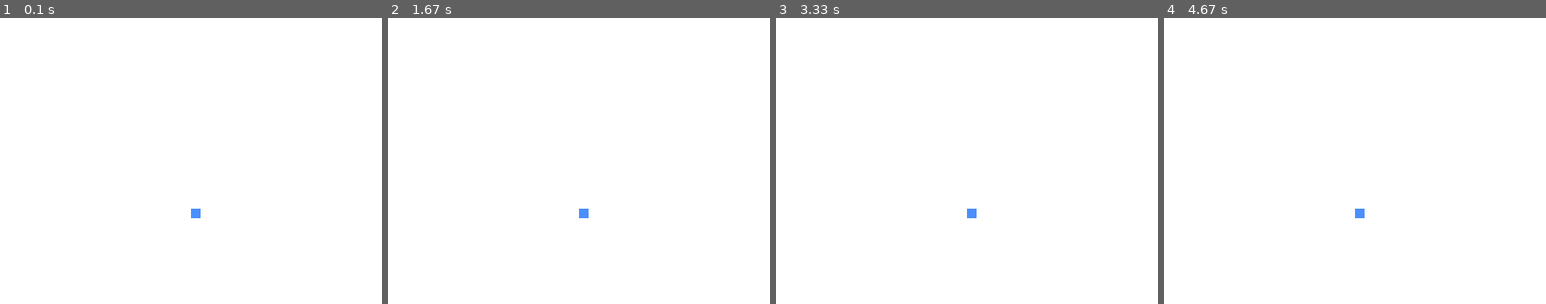
Above: before the commit, frames 1-4 (left to right).
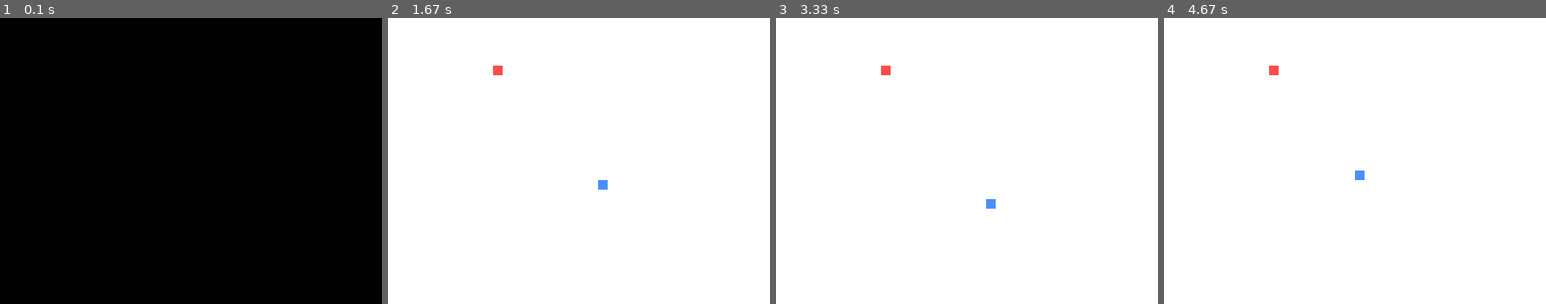
Above: after the commit, the same moments.

Repository: 100ballovby/tuesday_start_2122
Game: pygame game, started from 18_lesson_0102/00_snake_game_v1.py
Two runs of this game, one before a commit and one after it. Both use one fixed random seed, a clock stepped at 60 frames per second and the inputs below.
Inputs:
- Up to frame 1 (0.1 s): no input
- Up to frame 2 (1.67 s): tap Enter at 0.33 s; hold Right 0.67-1.13 s; hold Up 1.17-1.63 s
- Up to frame 3 (3.33 s): hold Right 1.67-2.2 s; hold Left 2.23-2.78 s; hold Down from 2.82 s (still down)
- Up to frame 4 (4.67 s): release Down at 3.37 s; hold Left 3.4-3.95 s; hold Up 3.98-4.53 s; hold Right from 4.57 s (still down)

The runs differ from the first frame. In frame 1, 100% of the frame differs, in the area x 0-100%, y 0-100%; in frame 2, 0.2%; in frame 3, 0.2%; in frame 4, 0.2%.

Commit message:
Adding food

Diff:
--- a/18_lesson_0102/00_snake_game_v1.py
+++ b/18_lesson_0102/00_snake_game_v1.py
@@ -1,5 +1,6 @@
 import pygame as pg
 from pygame.draw import rect, circle, polygon
+from random import randrange  # для случайных координат появления еды
 
 W = 400
 H = 300
@@ -16,7 +17,10 @@
 x1_change = 0  # изменение положения змеи в пространстве
 y1_change = 0  # изменение положения змеи в пространстве
 snake_block = 10  # размер змеи
-speed = 30
+speed = 5
+
+food_x = round(randrange(0, W - snake_block) / 10) * 10  # случайные координаты появления еды
+food_y = round(randrange(0, H - snake_block) / 10) * 10  # случайные координаты появления еды
 
 finished = False
 while not finished:
@@ -28,16 +32,27 @@
             if event.key == pg.K_RIGHT:  # pg.K_d  wasd
                 x1_change = snake_block
                 y1_change = 0
-            elif event.key == pg.K_LEFT:
+            elif event.key == pg.K_LEFT:  # pg.K_a
                 x1_change = -snake_block  # сдвигаю змею по горизонтали на расстояние, равное ее размеру
                 y1_change = 0
-            elif event.key == pg.K_UP:
+            elif event.key == pg.K_UP:  # pg.K_w
                 x1_change = 0
                 y1_change = -snake_block  # сдвигаю змею по вертикали на расстояние, равное ее размеру
-            elif event.key == pg.K_DOWN:
+            elif event.key == pg.K_DOWN:  # pg.K_s
                 x1_change = 0
                 y1_change = snake_block
 
+    if (x1 >= W or x1 < 0) or (y1 >= H or y1 < 0):  # если коснулись стены
+        finished = True  # остановить игру
+
+    x1 += x1_change
+    y1 += y1_change
     screen.fill(WHITE)
     rect(screen, BLUE, [x1, y1, snake_block, snake_block])
+    rect(screen, RED, [food_x, food_y, snake_block, snake_block])
     pg.display.update()
+
+    if x1 == food_x and y1 == food_y:
+        print('я поела')
+        food_x = round(randrange(0, W - snake_block) / 10) * 10  # случайные координаты появления еды
+        food_y = round(randrange(0, H - snake_block) / 10) * 10
